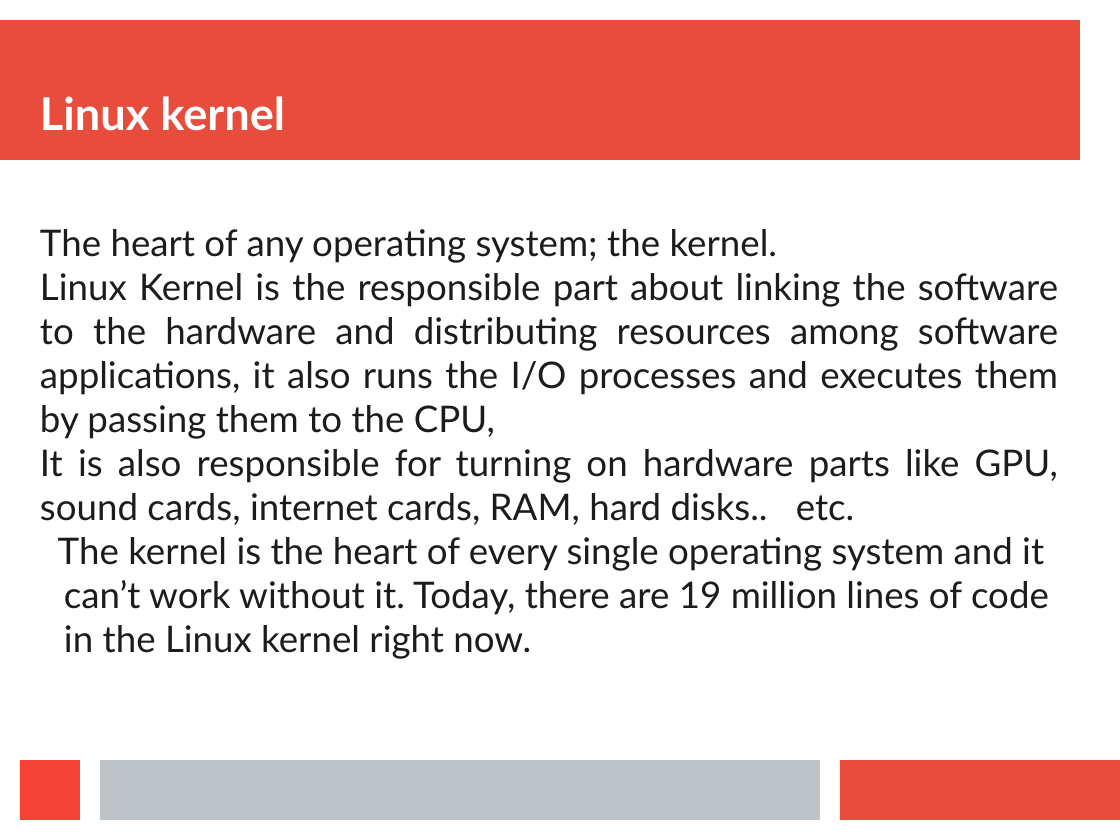
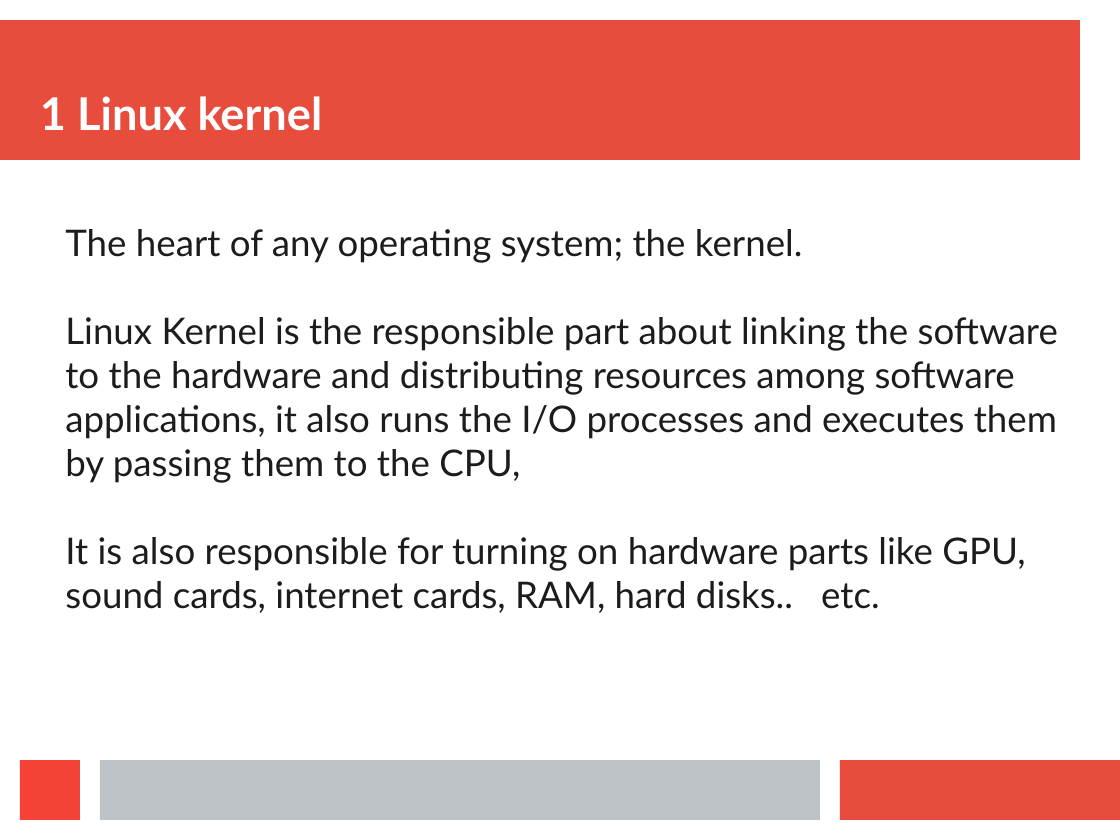
Before and after one commit to anand-k/EmbeddedSw, a slide deck: slide 6 of Learn_Linux/Components_linux_distro.pptx (slide 4 before the commit). Drawn at 1120x840 pixels with LibreOffice and Linux fonts; fonts in the diff are those of the drawing. Boxes give left, top, right and bottom in pixels: in the first picture for what was removed or moved away, otherwise in the second. Text is boxed around its words. In the diff, an @@ line names an element or a change of style, - is before the commit and + after.

Commit message:
Components of a Linux distro ppt

```diff
--- a/Learn_Linux/Components_linux_distro.pptx
+++ b/Learn_Linux/Components_linux_distro.pptx
@@ text at <box>40,96,323,131</box>: text changed @@
-Linux kernel
+1 Linux kernel
@@ text "The heart of any operating ..." at <box>65,229,1058,613</box>: alignment justified to left; indent changed @@
@@ text at <box>58,537,1049,659</box>: paragraph removed @@
-The kernel is the heart of every single operating system and it can’t work without it. Today, there are 19 million lines of code in the Linux kernel right now.
```
Also in this commit, not shown: 7 other slides changed, 17 slides added, 1 slide removed.
